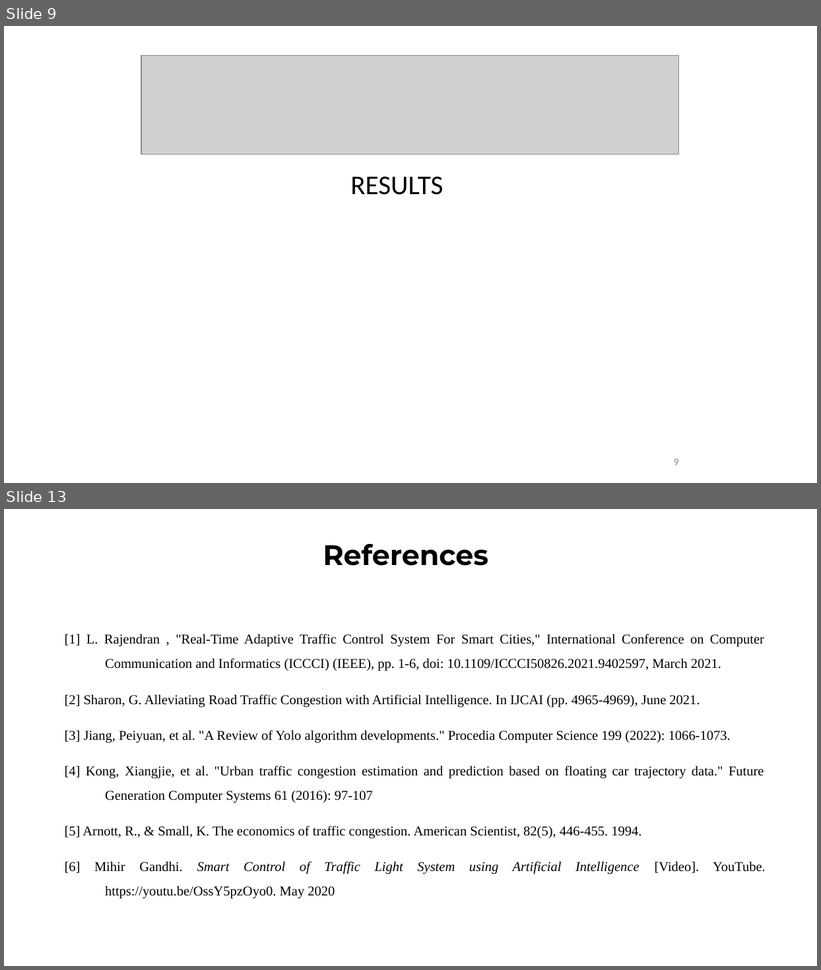
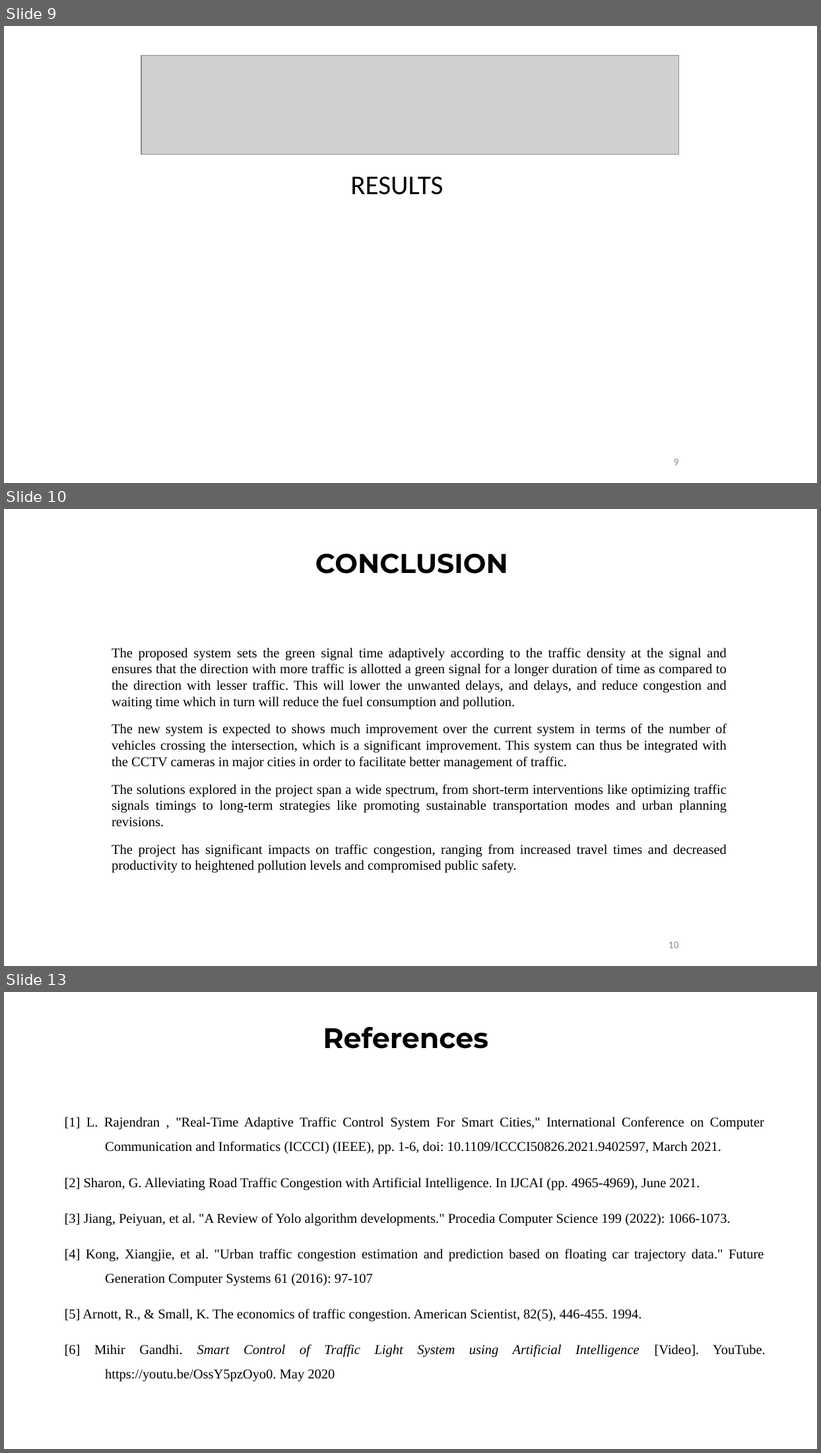
Before and after one commit to Vaibhav-Magadum/MiniProject, a slide deck: Presentation/Presentation_FINAL_DRAFT.pptx. Shown one above the other, each under a label of ours: slides 9 and 13 before the commit, slides 9, 10 and 13 after it; the slides between them are not shown. The pictures are 821x970 and 821x1453 pixels, drawn with LibreOffice and Linux fonts; fonts in the diff are those of the drawing; grey boxes stand for pictures. Boxes give left, top, right and bottom in pixels: in the first picture for what was removed or moved away, otherwise in the second. Text is boxed around its words. In the diff, an @@ line names an element or a change of style, - is before the commit and + after.

Commit message:
Updated Presentation

```diff
--- a/Presentation/Presentation_FINAL_DRAFT.pptx
+++ b/Presentation/Presentation_FINAL_DRAFT.pptx
@@ slide 10 added at (4, 509, 817, 966), background #FFFFFF @@
@@ title added at (316, 553, 508, 574), 24 pt, text #000000, bold @@
+CONCLUSION
@@ text added at (112, 648, 727, 873), 12 pt, text #000000 @@
+The proposed system sets the green signal time adaptively according to the traffic density at the signal and ensures that the direction with more traffic is allotted a green signal for a longer duration of time as compared to the direction with lesser traffic. This will lower the unwanted delays, and delays, and reduce congestion and waiting time which in turn will reduce the fuel consumption and pollution.
+The new system is expected to shows much improvement over the current system in terms of the number of vehicles crossing the intersection, which is a significant improvement. This system can thus be integrated with the CCTV cameras in major cities in order to facilitate better management of traffic.
+The solutions explored in the project span a wide spectrum, from short-term interventions like optimizing traffic signals timings to long-term strategies like promoting sustainable transportation modes and urban planning revisions.
+The project has significant impacts on traffic congestion, ranging from increased travel times and decreased productivity to heightened pollution levels and compromised public safety.
@@ page number added at (669, 942, 679, 949), 9 pt, text #8C8C8C @@
+10
```
Also in this commit, not shown: 1 slide changed, 1 other slide added, 2 slides removed.
